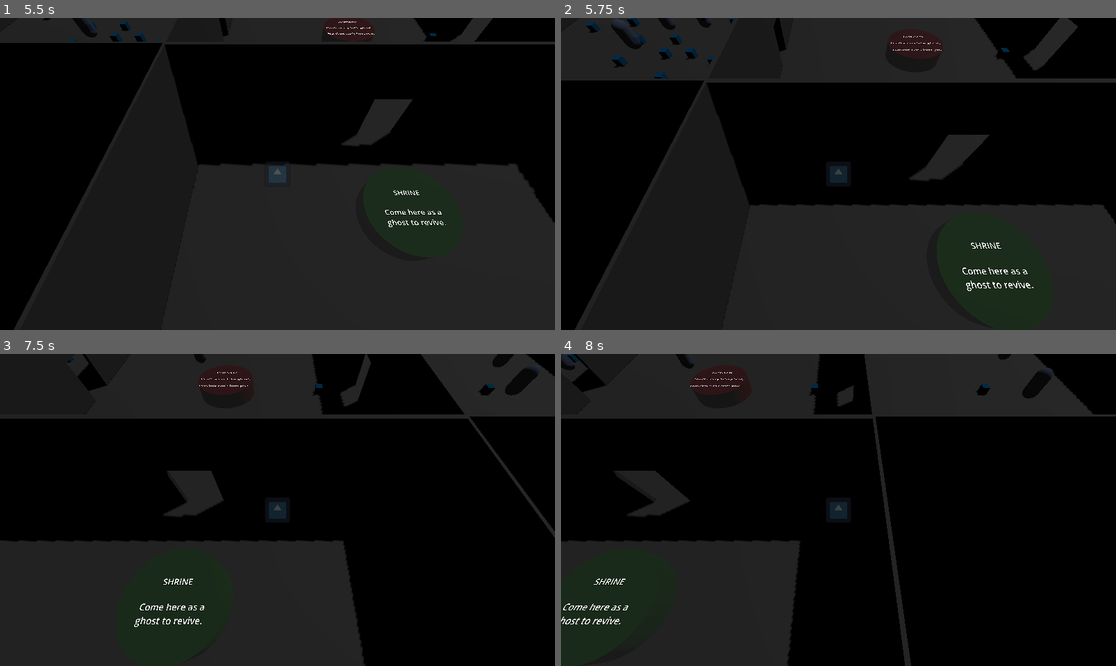
Above: before the commit, frames 1-4 (two rows, left to right).
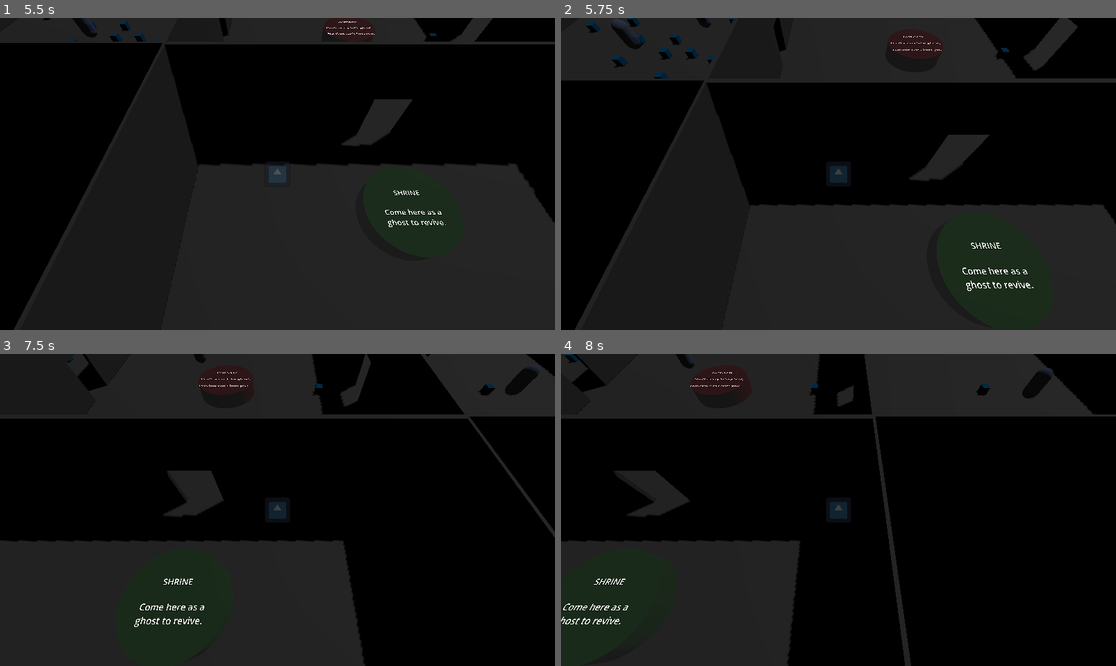
Above: after the commit, the same moments.

Repository: Rusty-Rat-Studios/dead-living-and-dying
Game: Godot game, scene res://game.tscn
Two runs of this game, one before a commit and one after it. Both use one fixed random seed, a clock stepped at 60 frames per second and the inputs below. The engine's default icon, where the game draws it, is replaced by a stand-in: a white triangle on a blue panel in a dark square.
Inputs (mouse positions are in pixels of both pictures, inside the frame that each line leads up to):
- Up to frame 1 (5.5 s): tap Enter at 0.5 s; move the mouse to (249, 236) at 0.52 s; hold Up (ui_up) 0.53-2.03 s; tap Tab every 0.75 s from 0.6 to 5.1 s; move the mouse to (444, 220) at 1.27 s; move the mouse to (111, 127) at 2.02 s; hold Left (ui_left) 2.03-3.53 s; move the mouse to (305, 174) at 2.77 s; move the mouse to (194, 96) at 3.52 s; hold Down (ui_down) 3.53-4.28 s; move the mouse to (399, 158) at 4.27 s; hold Right (ui_right) 4.28-5.03 s; move the mouse to (166, 189) at 5.02 s; hold Up (ui_up) from 5.03 s (still down)
- Up to frame 2 (5.75 s): keep holding Up (ui_up)
- Up to frame 3 (7.5 s): move the mouse to (333, 441) at 5.77 s; release Up (ui_up) at 5.78 s; hold Right (ui_right) from 5.78 s (still down); tap Tab at 5.85, 6.6, 7.35 s; move the mouse to (249, 572) at 6.52 s; move the mouse to (444, 556) at 7.27 s
- Up to frame 4 (8 s): keep holding Right (ui_right)

Frame 1 is identical in both runs. In frame 2, less than 0.1% of the frame differs, in the area x 17-21%, y 0-4%; in frame 3, 0.1%, in the area x 76-93%, y 0-5%; in frame 4, less than 0.1%.

Commit message:
Refactor waiting state pause to use explicit Timer node

Diff:
--- a/ghost/state_waiting.gd
+++ b/ghost/state_waiting.gd
@@ -5,12 +5,17 @@
 
 var room_boundaries: Rect2 # select random points in room to wander to
 
+# flag for pausing physics execution
 @onready var is_paused: bool = false
+# timer for pause duration
+@onready var pause_timer: Timer = Timer.new()
 
 func _ready() -> void:
 	# defer connecting this signal to ensure this function executes
 	# AFTER this signal updates the player_in_room flag in ghost.gd
 	SignalBus.player_entered_room.connect(_on_player_entered_room, CONNECT_DEFERRED)
+	add_child(pause_timer)
+	pause_timer.one_shot = true
 
 
 func enter() -> void:
@@ -37,6 +42,7 @@
 
 func exit() -> void:
 	is_paused = false
+	pause_timer.stop()
 
 
 func process_physics(delta: float) -> State:
@@ -65,7 +71,10 @@
 func pause() -> void:
 	# pause movement behavior until timer expires
 	is_paused = true
-	await get_tree().create_timer(parent.rng.randf_range(PAUSE_DURATION_MIN, PAUSE_DURATION_MAX)).timeout
+	# use variable reference to allow disabling the timer on state exit()
+	pause_timer.wait_time = parent.rng.randf_range(PAUSE_DURATION_MIN, PAUSE_DURATION_MAX)
+	pause_timer.start()
+	await pause_timer.timeout
 	is_paused = false
 
 	# 25/75 chance to continue waiting or possess item
